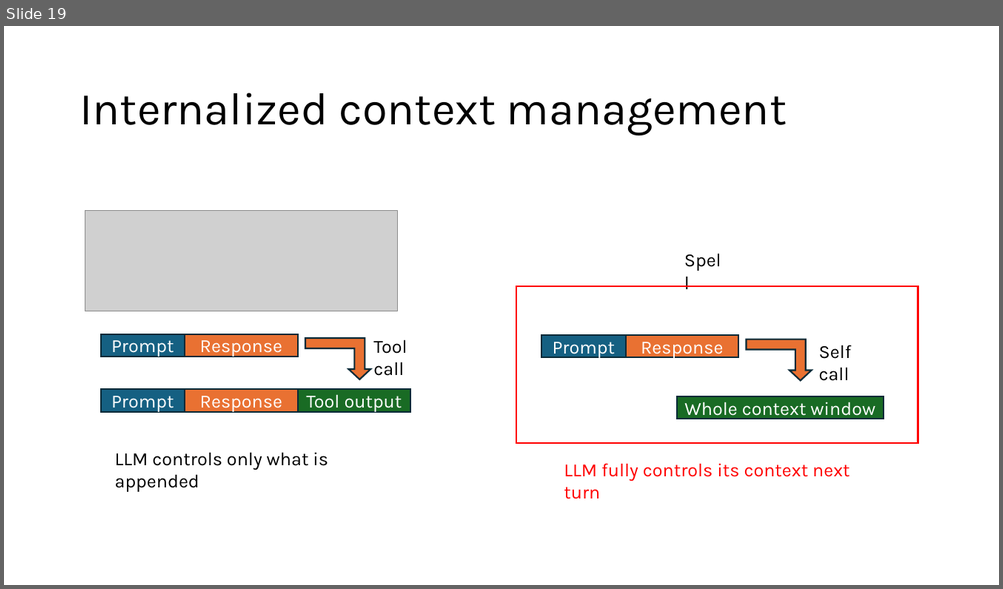
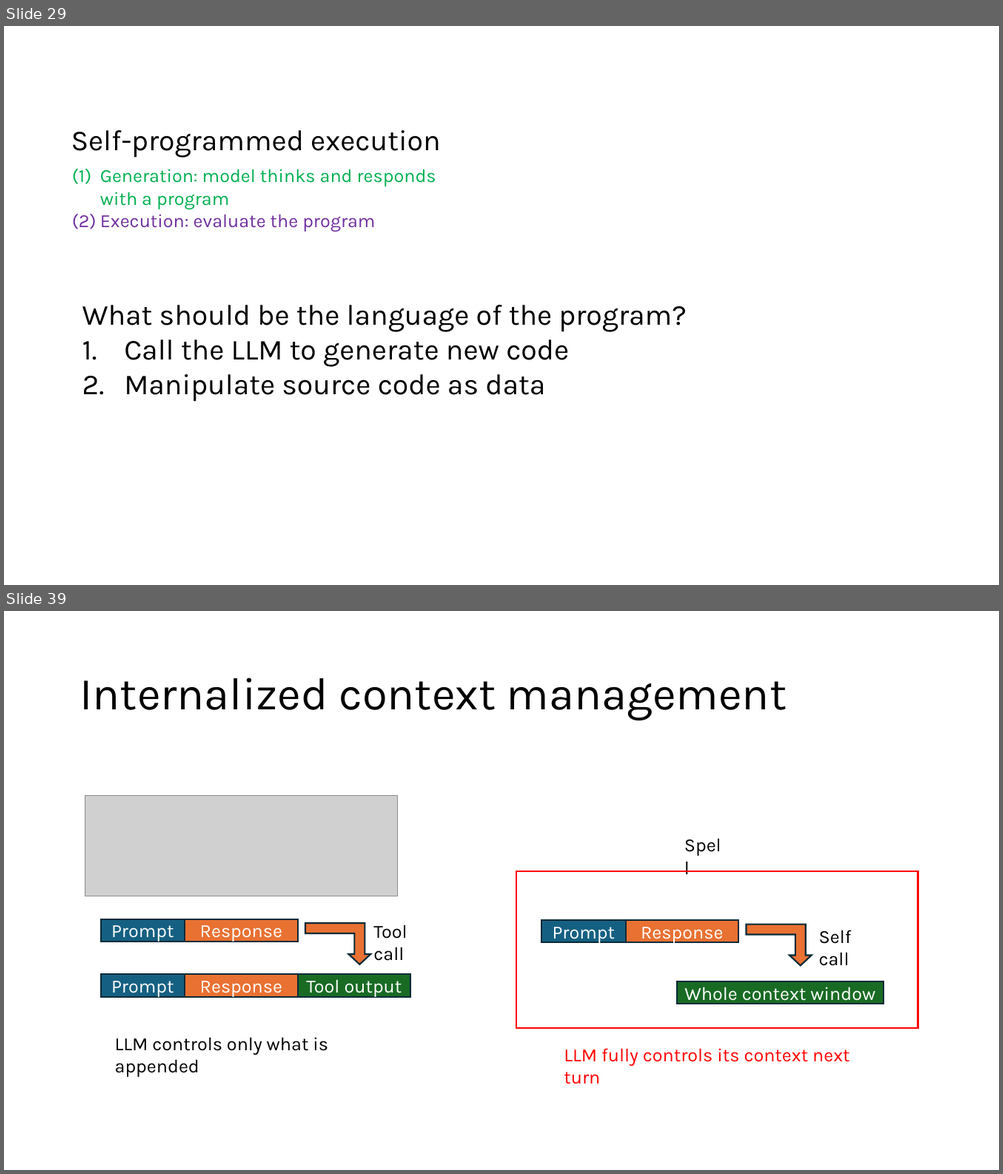
Before and after one commit to lukejoconnor/spell, a slide deck: writeup/spell-slides-030926.pptx. Shown one above the other, each under a label of ours: slide 19 before the commit, slides 29 and 39 after it; the slides between them are not shown. The pictures are 1003x589 and 1003x1174 pixels, drawn with LibreOffice and Linux fonts; fonts in the diff are those of the drawing; grey boxes stand for pictures. Boxes give left, top, right and bottom in pixels: in the first picture for what was removed or moved away, otherwise in the second. Text is boxed around its words. In the diff, an @@ line names an element or a change of style, - is before the commit and + after.

```diff
--- a/writeup/spell-slides-030926.pptx
+++ b/writeup/spell-slides-030926.pptx
@@ slide 29 added at (4,26,999,585), background #FFFFFF @@
@@ text added at (71,130,441,158), 28 pt, text #000000 @@
+Self-programmed execution
@@ text added at (100,169,436,232), 18 pt, text #00B050 @@
+(1) Generation: model thinks and responds with a program
+(2) Execution: evaluate the program
@@ text added at (82,305,686,402), 28 pt, text #000000 @@
+What should be the language of the program?
+1. Call the LLM to generate new code
+2. Manipulate source code as data
@@ what was slide 19 is now slide 39 @@
```
Also in this commit, not shown: 11 slides changed, 23 other slides added, 1 slide removed, 10 other files.
